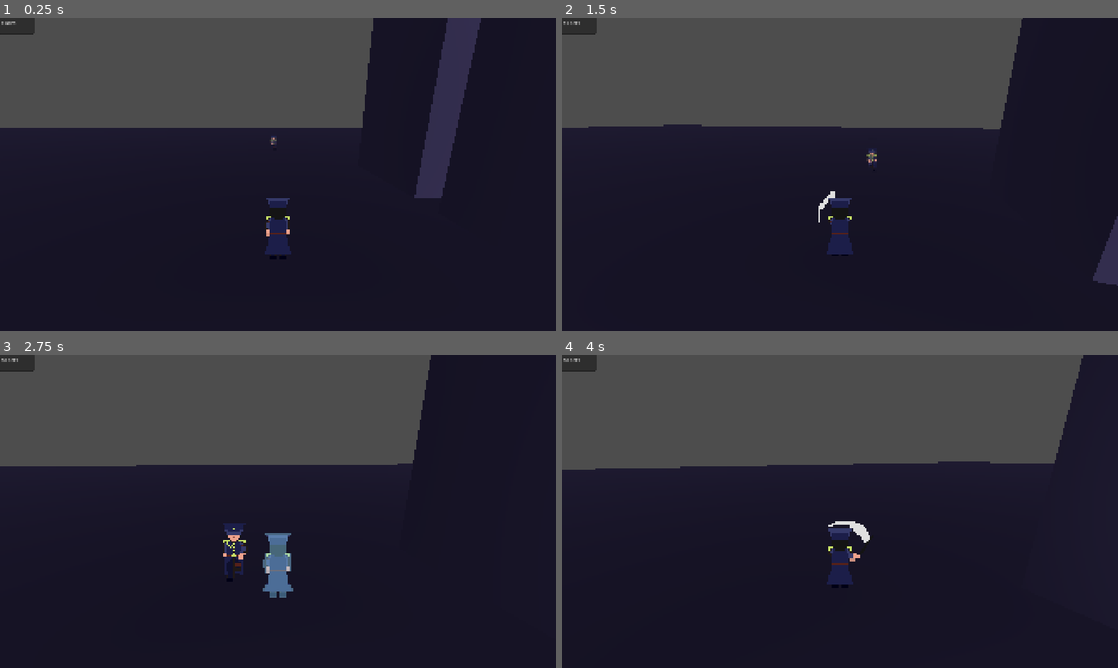
Above: before the commit, frames 1-4 (two rows, left to right).
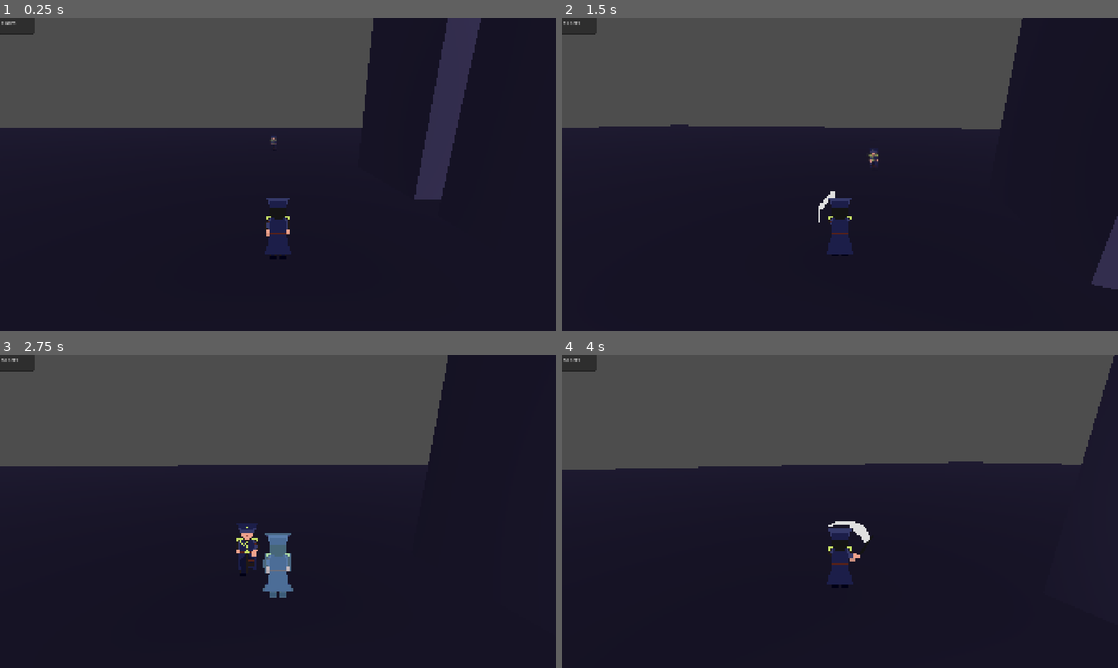
Above: after the commit, the same moments.

Repository: zenrythebard/dinamik_21_gamejam
Game: Godot game, scene res://test_assets/test_3d.tscn
The game is run twice, just before and just after one commit, with the same random seed, the same clock (stepped at 60 frames per second) and the same inputs. This scene is started directly instead of the project's main scene.
Inputs (mouse positions are in pixels of both pictures, inside the frame that each line leads up to):
- Up to frame 1 (0.25 s): no input
- Up to frame 2 (1.5 s): tap Enter (ui_accept) at 0.5, 0.77 s; move the mouse to (867, 174) at 0.52 s; hold W (walk_forward) from 0.53 s (still down); click (867, 174) at 0.6 s; move the mouse to (812, 174) at 1.27 s; click (812, 174) at 1.35 s
- Up to frame 3 (2.75 s): keep holding W (walk_forward); tap Enter (ui_accept) at 1.52 s; move the mouse to (289, 505) at 2.02 s; tap Shift (dash) at 2.1 s; click (289, 505) at 2.3 s
- Up to frame 4 (4 s): keep holding W (walk_forward); move the mouse to (834, 517) at 2.77 s; click (834, 517) at 2.85 s; tap Enter (ui_accept) at 3.02, 3.77 s; move the mouse to (878, 514) at 3.52 s; click (878, 514) at 3.6 s

The runs differ from the first frame. In frame 1, less than 0.1% of the frame differs, in the area x 48-82%, y 37-58%; in frame 2, 0.2%; in frame 3, 1.7%; in frame 4, 1.9%, in the area x 6-100%, y 0-37%.

Commit message:
attack fix

Diff:
--- a/test_assets/ninja.gd
+++ b/test_assets/ninja.gd
@@ -11,13 +11,17 @@
 var able_attack : bool = false
 var attack_in_range : bool = false
 var hover_in_range : bool = false
+var retreat_step : bool = false
+var finished_retreating : bool = false
 var player_facing : Vector2
 @export var sprite: AnimatedSprite3D
 @export var animation_tree: AnimationTree
 @export var animation_player: AnimationPlayer
-
+var attack_timer : float = 0
 @export var SPEED = 5.0
 const JUMP_VELOCITY = 4.5
+@export var attack_interval : float = 230
+
 
 func _ready() -> void:
 	animation_tree.active = true
@@ -29,26 +33,26 @@
 	# Handle jump.
 	#if is_on_floor():
 		#velocity.y = JUMP_VELOCITY
+	move_and_slide()
 	ninja_behaviour()
-	move_and_slide()
 	direction_relative_to_player()
+
+func ninja_behaviour():
 	print(attack_initiative)
-func ninja_behaviour():
 	#moving to zone control
-	if target:
-		if follow_player:
-			if player_in_range == false:
-				run_to_player()
-			elif attack_initiative == true:
-				attack_behaviour()
-			else:
-				hover_behaviour()
-	else:
-		idle_behaviour()
+	if not target or not follow_player:
+		return
+	if retreat_step:
+		retreat_step_behaviour()
+	elif attack_initiative:
+		if attack_in_range:
+			attack_behaviour()
+		else:
+			run_to_player()
+
 
 
 func run_to_player():
-	await get_tree().create_timer(0.1).timeout
 	target_pos = target.position
 	nav_agent.target_position = target_pos
 	var next_path_pos : Vector3 = nav_agent.get_next_path_position()
@@ -57,16 +61,44 @@
 	animation_tree["parameters/walk/blend_position"] = player_facing
 	animation_tree["parameters/blend_walk/blend_amount"] = 1
 
-func hover_behaviour():
-	await get_tree().create_timer(0.1).timeout
+func retreat_step_behaviour():
+	if attack_initiative == true:
+		return
+	animation_tree["parameters/walk/blend_position"] = player_facing
+	animation_tree["parameters/blend_walk/blend_amount"] = 1
 	if player_position_relative_x == "east" :
-		velocity -= Vector3(1,0,0)
+		velocity = Vector3(1,0,0)
 	if player_position_relative_x == "west" :
 		velocity = Vector3(-1,0,0)
 	if player_position_relative_z == "south" :
 		velocity = Vector3(0,0,-1)
 	if player_position_relative_z == "north" :
 		velocity = Vector3(0,0,1)
+	if not player_in_range:
+		retreat_step = false
+		attack_initiative = true
+	elif player_in_range:
+		attack_timer += 1
+		if attack_timer > attack_interval:
+			attack_timer = 0
+			retreat_step = false
+			attack_initiative = true
+
+func hover_behaviour():
+	await get_tree().create_timer(0.1).timeout
+	velocity.x = move_toward(velocity.x, 0, SPEED)
+	velocity.z = move_toward(velocity.z, 0, SPEED)
+	animation_tree["parameters/blend_walk/blend_amount"] = 0
+	await get_tree().create_timer(0.5).timeout
+	animation_tree["parameters/walk/blend_position"] = player_facing
+	animation_tree["parameters/blend_walk/blend_amount"] = 1
+	velocity.x = 2
+	velocity.z = 2
+	await get_tree().create_timer(2).timeout
+	velocity.x = -2
+	velocity.z = 2
+	await get_tree().create_timer(2).timeout
+	attack_initiative = true
 
 
 func idle_behaviour():
@@ -76,15 +108,15 @@
 	animation_tree["parameters/blend_walk/blend_amount"] = 0
 
 func attack_behaviour():
-	if attack_in_range == false :
-		run_to_player()
-	else :
-		animation_tree["parameters/walk/blend_position"] = player_facing
+		if animation_tree.get("parameters/oneshot_attack/active") == true:
+			return
+		attack_initiative = false
+		animation_tree["parameters/attack/blend_position"] = player_facing
 		animation_tree["parameters/oneshot_attack/request"] = AnimationNodeOneShot.ONE_SHOT_REQUEST_FIRE
-		print ("attacked")
-		player #animation and collision to attack player (not finished)
-		attack_initiative = false
+		retreat_step = true
+		#player #animation and collision to attack player (not finished)
 		SPEED = 2
+
 var player_position_relative_x : String
 var player_position_relative_z : String
 
@@ -115,7 +147,7 @@
 func _on_zone_of_control_body_entered(body: Node3D) -> void:
 	if body is Player:
 		player_in_range = true
-		print("inside")
+
 
 func _on_zone_of_control_body_exited(body: Node3D) -> void:
 	if body is Player:
@@ -124,7 +156,7 @@
 func _on_zone_of_attack_body_entered(body: Node3D) -> void:
 	if body is Player:
 		attack_in_range = true
-		print ("attack_able")
+
 
 func _on_zone_of_attack_body_exited(body: Node3D) -> void:
 	if body is Player:
--- a/test_assets/ninja.tscn
+++ b/test_assets/ninja.tscn
@@ -65,7 +65,7 @@
 blend_point_3/name = &"walk_left"
 
 [sub_resource type="AnimationNodeBlendTree" id="AnimationNodeBlendTree_jc63w"]
-graph_offset = Vector2(-401.70135, 31.709497)
+graph_offset = Vector2(-306.23248, 102.20577)
 nodes/output/position = Vector2(560, 176)
 nodes/oneshot_attack/node = SubResource("AnimationNodeOneShot_wurd0")
 nodes/oneshot_attack/position = Vector2(304, 144)
@@ -787,12 +787,13 @@
 }]
 
 [sub_resource type="CapsuleShape3D" id="CapsuleShape3D_fe3hl"]
+radius = 0.1
 
 [sub_resource type="CylinderShape3D" id="CylinderShape3D_1icll"]
 radius = 4.0
 
 [sub_resource type="CylinderShape3D" id="CylinderShape3D_071xj"]
-radius = 1.663
+radius = 0.6
 
 [sub_resource type="CylinderShape3D" id="CylinderShape3D_j8iw7"]
 radius = 4.5
@@ -842,8 +843,10 @@
 shape = SubResource("CylinderShape3D_071xj")
 
 [node name="ZoneOfHover" type="Area3D" parent="." unique_id=1474141966]
+visible = false
 
 [node name="CollisionShape3D" type="CollisionShape3D" parent="ZoneOfHover" unique_id=988678112]
+visible = false
 shape = SubResource("CylinderShape3D_j8iw7")
 
 [connection signal="body_entered" from="ZoneOfControl" to="." method="_on_zone_of_control_body_entered"]
--- a/test_assets/player.tscn
+++ b/test_assets/player.tscn
@@ -987,9 +987,11 @@
 points = PackedVector3Array(0, 0, 0, -2, 0, -1, -4, -1, -4, 4, -1, -4, 2, 0, -1, 4, 1, -4, -4, 1, -4)
 
 [sub_resource type="CapsuleShape3D" id="CapsuleShape3D_p5viw"]
+radius = 0.25
+height = 1.6
 
 [sub_resource type="CapsuleShape3D" id="CapsuleShape3D_uj04i"]
-radius = 0.2
+radius = 0.1
 height = 1.0
 
 [node name="Player" type="CharacterBody3D" unique_id=467720308]
@@ -1073,6 +1075,7 @@
 debug_color = Color(1, 1, 1, 0.41960785)
 
 [node name="CollisionShape3D" type="CollisionShape3D" parent="." unique_id=344078812]
+transform = Transform3D(1, 0, 0, 0, 1, 0, 0, 0, 1, 0, -0.2858951, 0)
 shape = SubResource("CapsuleShape3D_p5viw")
 
 [node name="Hitbox" type="Area3D" parent="." unique_id=2144873591]
--- a/test_assets/test_3d.tscn
+++ b/test_assets/test_3d.tscn
@@ -134,3 +134,4 @@
 [node name="Ninja" parent="." unique_id=1572494235 node_paths=PackedStringArray("target") instance=ExtResource("3_e4pr7")]
 transform = Transform3D(1, 0, 0, 0, 1, 0, 0, 0, 1, -0.42801857, 1.7996109, -13.626884)
 target = NodePath("../Player")
+SPEED = 2.0
Not shown, added: test_assets/test_3d.tscn1506021078.tmp
